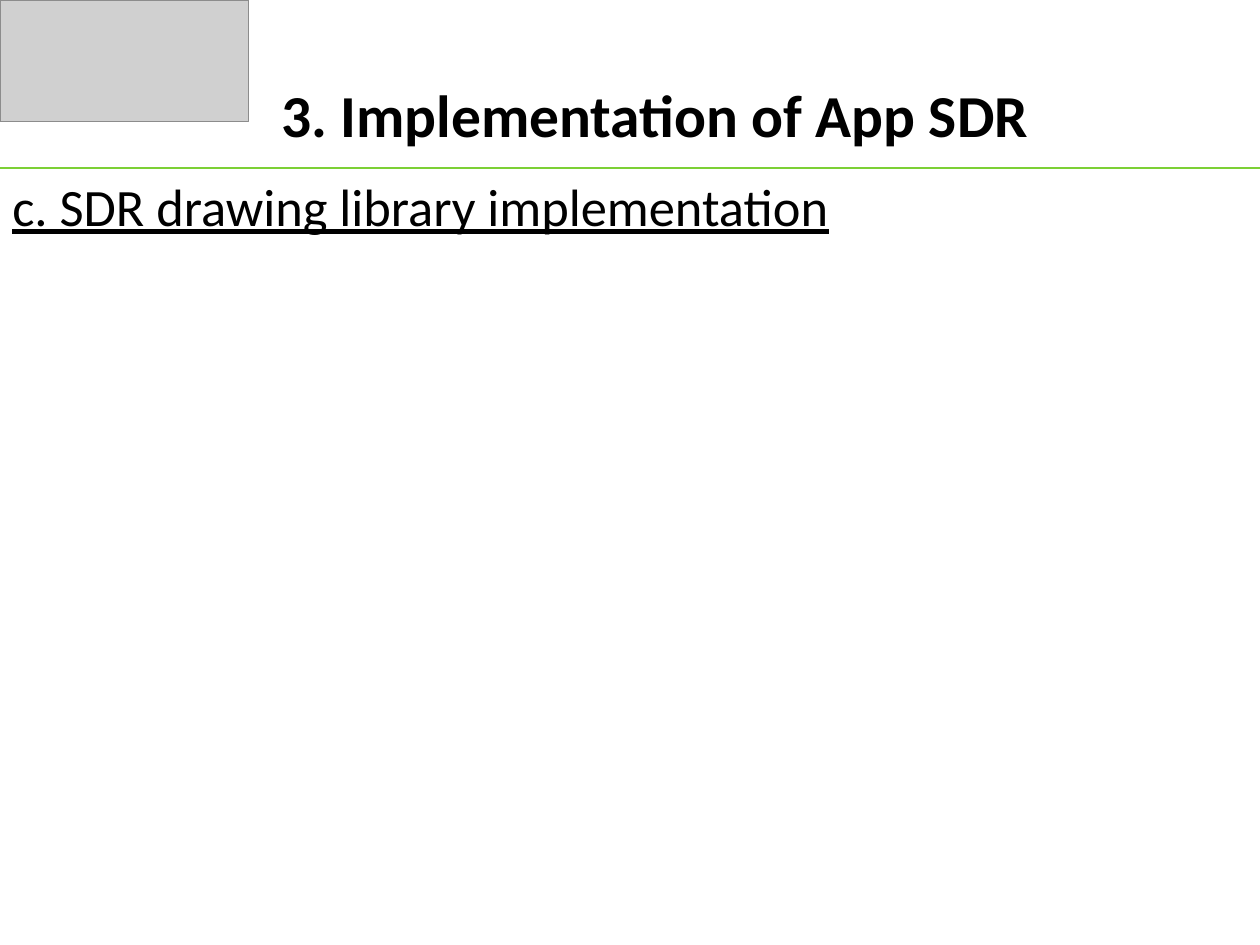
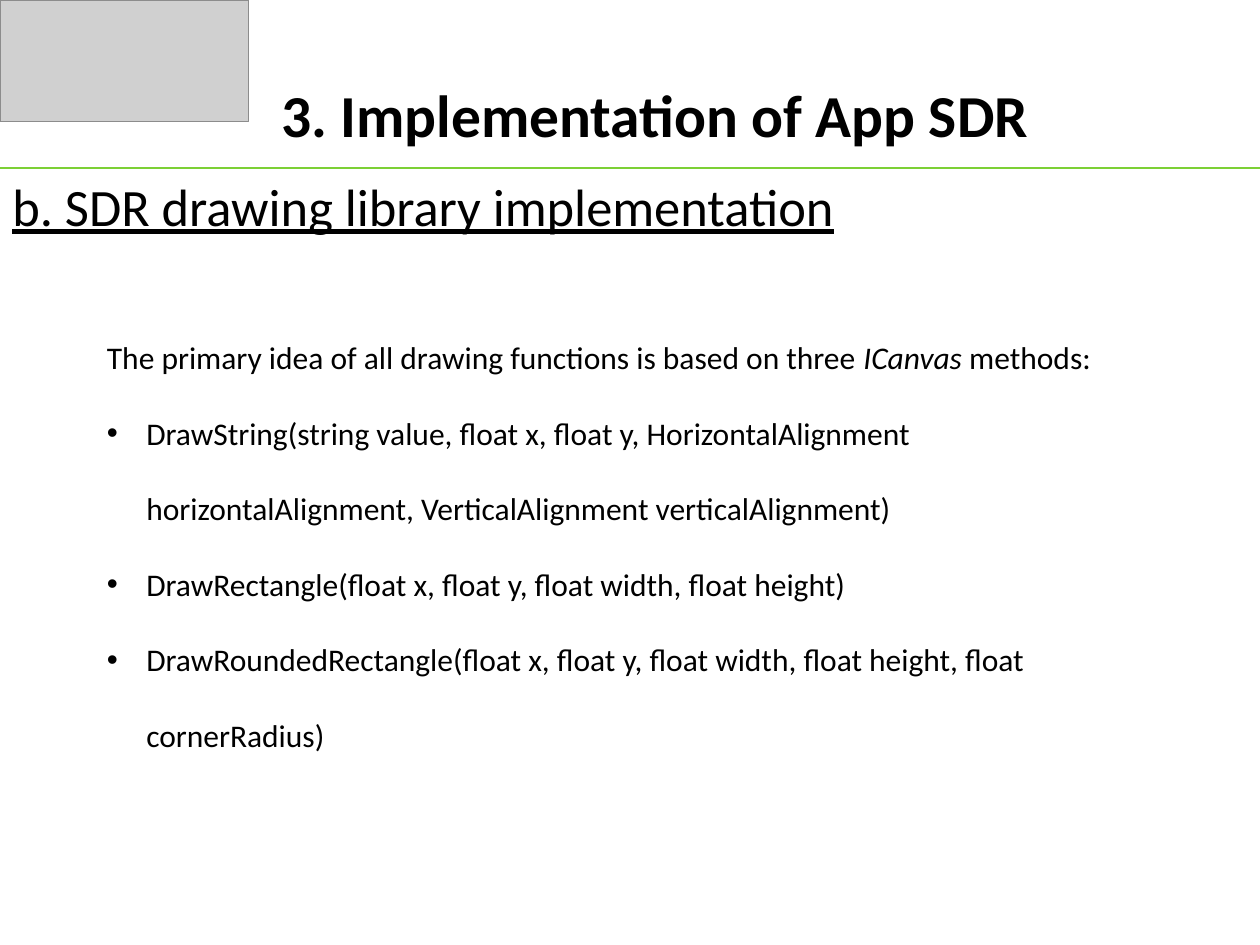
Before and after one commit to tongngocminhanh/MAUI_App_SDR, a slide deck: slide 7 of MySEProject/Documentation/ML22-23-8 Implement the SDR representation in the MAUI application.pptx. Drawn at 1260x945 pixels with LibreOffice and Linux fonts; fonts in the diff are those of the drawing; grey boxes stand for pictures. Boxes give left, top, right and bottom in pixels: in the first picture for what was removed or moved away, otherwise in the second. Text is boxed around its words. In the diff, an @@ line names an element or a change of style, - is before the commit and + after.

```diff
--- a/MySEProject/Documentation/ML22-23-8 Implement the SDR representation in the MAUI application.pptx
+++ b/MySEProject/Documentation/ML22-23-8 Implement the SDR representation in the MAUI application.pptx
@@ text at (12, 189, 834, 235): text changed @@
-c. SDR drawing library implementation
+b. SDR drawing library implementation
@@ text added at (107, 347, 1091, 751), 18 pt, text #000000 @@
+The primary idea of all drawing functions is based on three ICanvas methods:
+• DrawString(string value, float x, float y, HorizontalAlignment horizontalAlignment, VerticalAlignment verticalAlignment)
+• DrawRectangle(float x, float y, float width, float height)
+• DrawRoundedRectangle(float x, float y, float width, float height, float cornerRadius)
```
Also in this commit, not shown: 8 other slides changed, 5 slides added, 18 other files.
